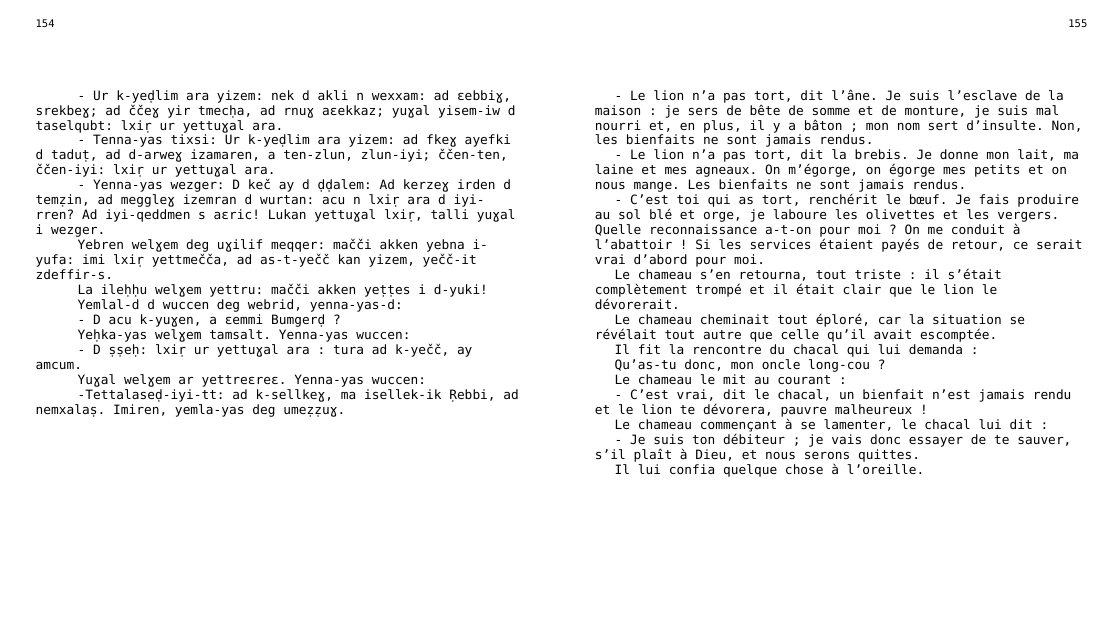
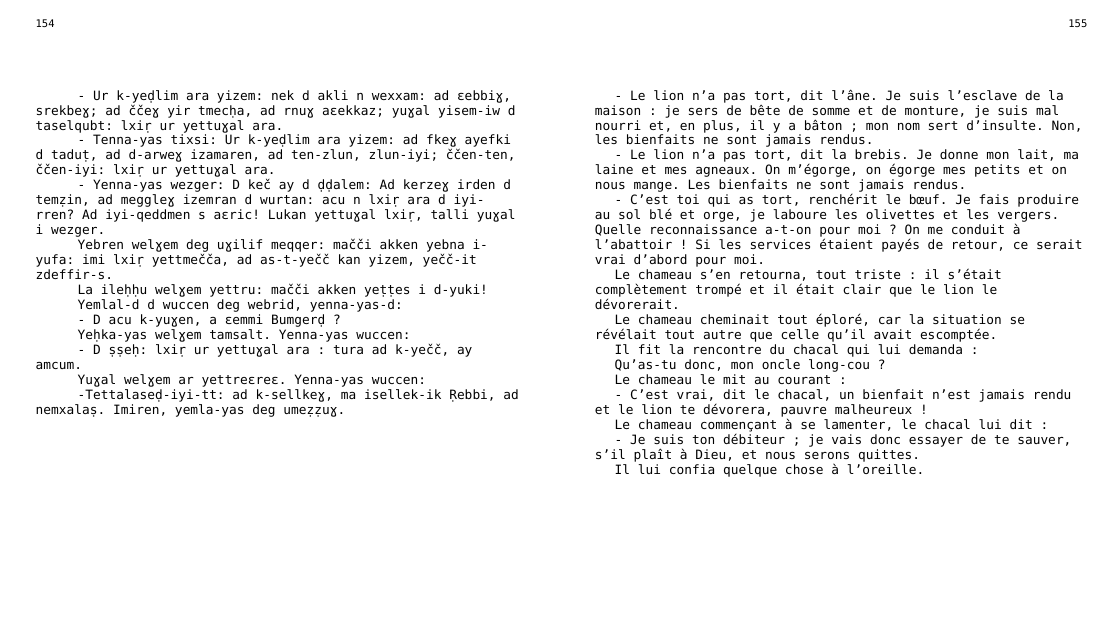
Before and after one commit to sferhah/tamacahut_n_wuccen, a slide deck: slide 59 of Uccen.ConsoleApp/uccen.pptx. Drawn at 1120x630 pixels with LibreOffice and Linux fonts; fonts in the diff are those of the drawing. Boxes give left, top, right and bottom in pixels: in the first picture for what was removed or moved away, otherwise in the second. Text is boxed around its words. In the diff, an @@ line names an element or a change of style, - is before the commit and + after.

```diff
--- a/Uccen.ConsoleApp/uccen.pptx
+++ b/Uccen.ConsoleApp/uccen.pptx
@@ table at [27, 13, 1096, 607] @@
-row 3, column 1: - Ur k-yeḍlim ara yizem: nek d akli n wexxam: ad ɛebbiɣ, srekbeɣ; ad ččeɣ yir tmecḥa, ad rnuɣ aɛekkaz; yuɣal yisem-iw d taselqubt: lxiṛ ur yettuɣal ara. / - Tenna-yas tixsi: Ur k-yeḍlim ara yizem: ad fkeɣ ayefki d taduṭ, ad d-arweɣ izamaren, a ten-zlun, zlun-iyi; ččen-ten, ččen-iyi: lxiṛ ur yettuɣal ara. / - Yenna-yas wezger: D keč ay d ḍḍalem: Ad kerzeɣ irden d temẓin, ad meggleɣ izemran d wurtan: acu n lxiṛ ara d iyi-rren? Ad iyi-qeddmen s aɛric! Lukan yettuɣal lxiṛ, talli yuɣal i wezger. / Yebren welɣem deg uɣilif meqqer: mačči akken yebna i-yufa: imi lxiṛ yettmečča, ad as-t-yečč kan yizem, yečč-it zdeffir-s. / La ileḥḥu welɣem yettru: mačči akken yeṭṭes i d-yuki! / Yemlal-d d wuccen deg webrid, yenna-yas-d: / - D acu k-yuɣen, a ɛemmi Bumgerḍ ? / Yeḥka-yas welɣem tamsalt. Yenna-yas wuccen: / - D ṣṣeḥ: lxiṛ ur yettuɣal ara : tura ad k-yečč, ay amcum. / Yuɣal welɣem ar yettreɛreɛ. Yenna-yas wuccen: / -Tettalaseḍ-iyi-tt: ad k-sellkeɣ, ma isellek-ik Ṛebbi, ad nemxalaṣ. Imiren, yemla-yas deg umeẓẓuɣ.
+row 3, column 1: - Ur k-yeḍlim ara yizem: nek d akli n wexxam: ad ɛebbiɣ, srekbeɣ; ad ččeɣ yir tmecḥa, ad rnuɣ aɛekkaz; yuɣal yisem-iw d taselqubt: lxiṛ ur yettuɣal ara. / - Tenna-yas tixsi: Ur k-yeḍlim ara yizem: ad fkeɣ ayefki d taduṭ, ad d-arweɣ izamaren, ad ten-zlun, zlun-iyi; ččen-ten, ččen-iyi: lxiṛ ur yettuɣal ara. / - Yenna-yas wezger: D keč ay d ḍḍalem: Ad kerzeɣ irden d temẓin, ad meggleɣ izemran d wurtan: acu n lxiṛ ara d iyi-rren? Ad iyi-qeddmen s aɛric! Lukan yettuɣal lxiṛ, talli yuɣal i wezger. / Yebren welɣem deg uɣilif meqqer: mačči akken yebna i-yufa: imi lxiṛ yettmečča, ad as-t-yečč kan yizem, yečč-it zdeffir-s. / La ileḥḥu welɣem yettru: mačči akken yeṭṭes i d-yuki! / Yemlal-d d wuccen deg webrid, yenna-yas-d: / - D acu k-yuɣen, a ɛemmi Bumgerḍ ? / Yeḥka-yas welɣem tamsalt. Yenna-yas wuccen: / - D ṣṣeḥ: lxiṛ ur yettuɣal ara : tura ad k-yečč, ay amcum. / Yuɣal welɣem ar yettreɛreɛ. Yenna-yas wuccen: / -Tettalaseḍ-iyi-tt: ad k-sellkeɣ, ma isellek-ik Ṛebbi, ad nemxalaṣ. Imiren, yemla-yas deg umeẓẓuɣ.
```
Also in this commit, not shown: 9 other slides changed, 1 other file.
